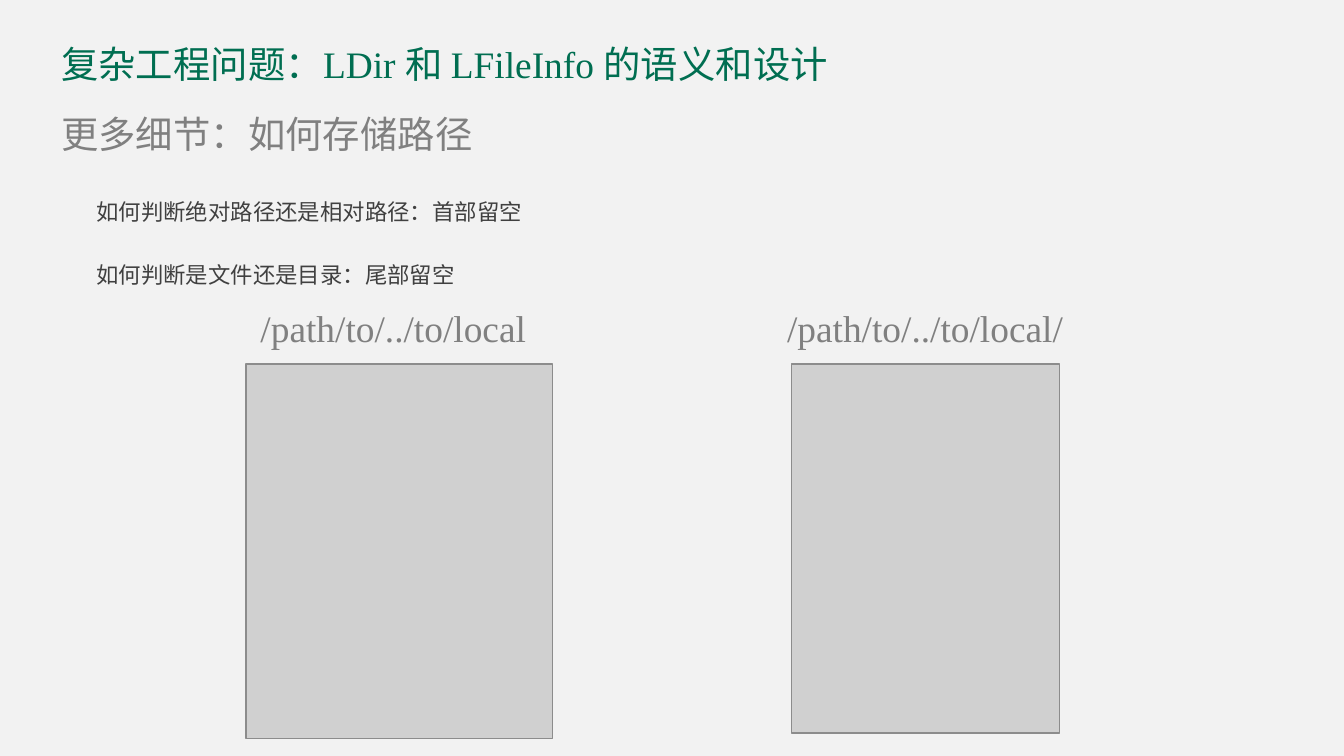
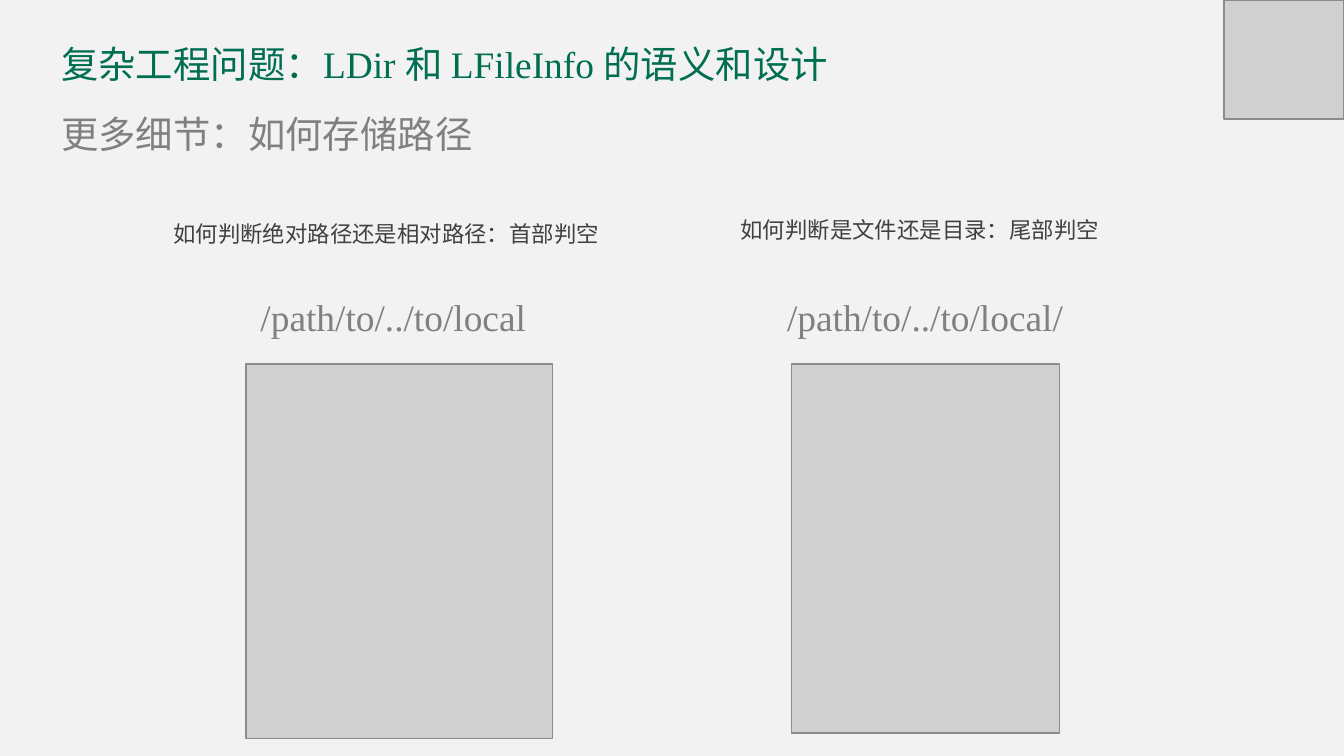
Before and after one commit to DavidingPlus/study-notes, a slide deck: slide 16 of 实习/合迅科技/实习答辩/刘治学-答辩 PPT.pptx. Drawn at 1344x756 pixels with LibreOffice and Linux fonts; fonts in the diff are those of the drawing; grey boxes stand for pictures. Boxes give left, top, right and bottom in pixels: in the first picture for what was removed or moved away, otherwise in the second. Text is boxed around its words. In the diff, an @@ line names an element or a change of style, - is before the commit and + after.

```diff
--- a/实习/合迅科技/实习答辩/刘治学-答辩 PPT.pptx
+++ b/实习/合迅科技/实习答辩/刘治学-答辩 PPT.pptx
@@ picture added at (x1=1224, y1=0, x2=1344, y2=120) @@
@@ text at (x1=173, y1=223, x2=599, y2=244): text changed @@
-如何判断绝对路径还是相对路径：首部留空
-如何判断是文件还是目录：尾部留空
+如何判断绝对路径还是相对路径：首部判空
@@ text added at (x1=741, y1=219, x2=1099, y2=240), 12 pt, text #404040 @@
+如何判断是文件还是目录：尾部判空
@@ text "/path/to/../to/local" moved from (x1=260, y1=316, x2=526, y2=349) to (x1=260, y1=305, x2=526, y2=338) @@
@@ text "/path/to/../to/local/" moved from (x1=787, y1=316, x2=1063, y2=349) to (x1=787, y1=305, x2=1063, y2=338) @@
```
Also in this commit, not shown: 21 other slides changed, 4 slides added, 1 slide removed, 1 other file.
